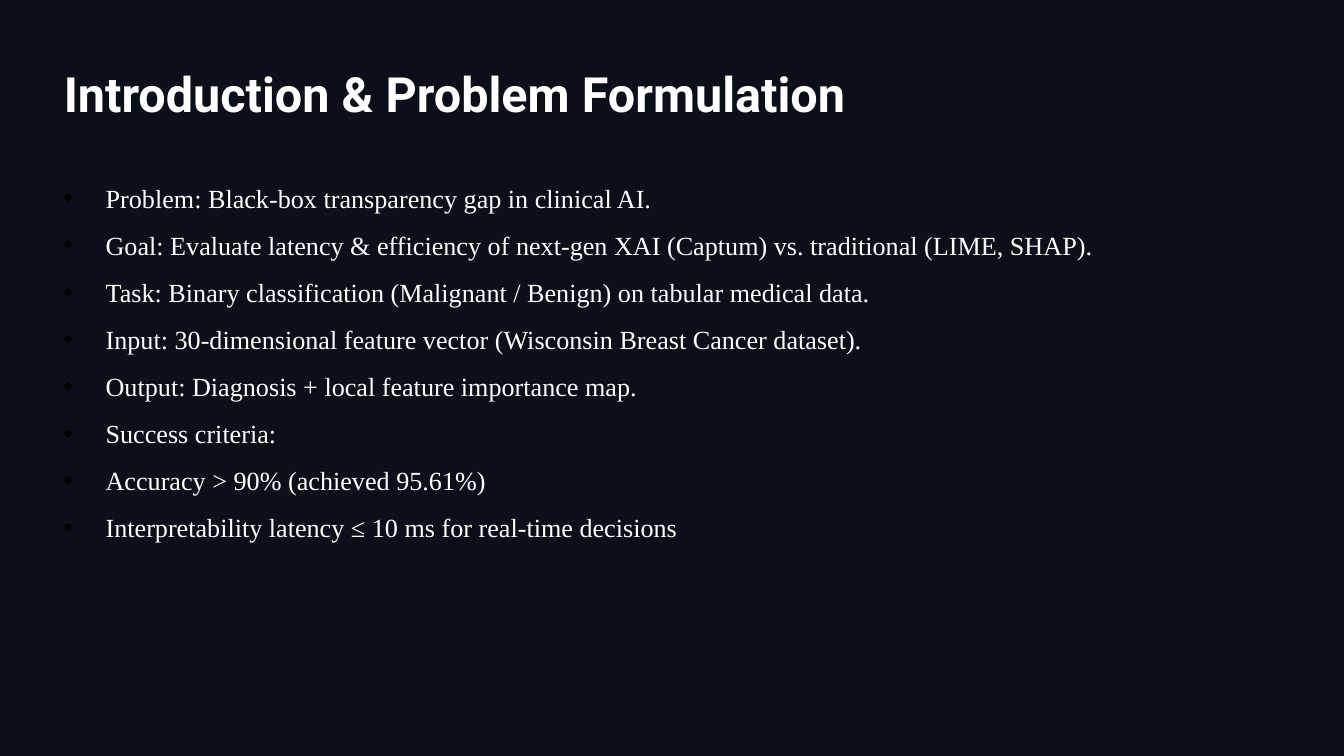
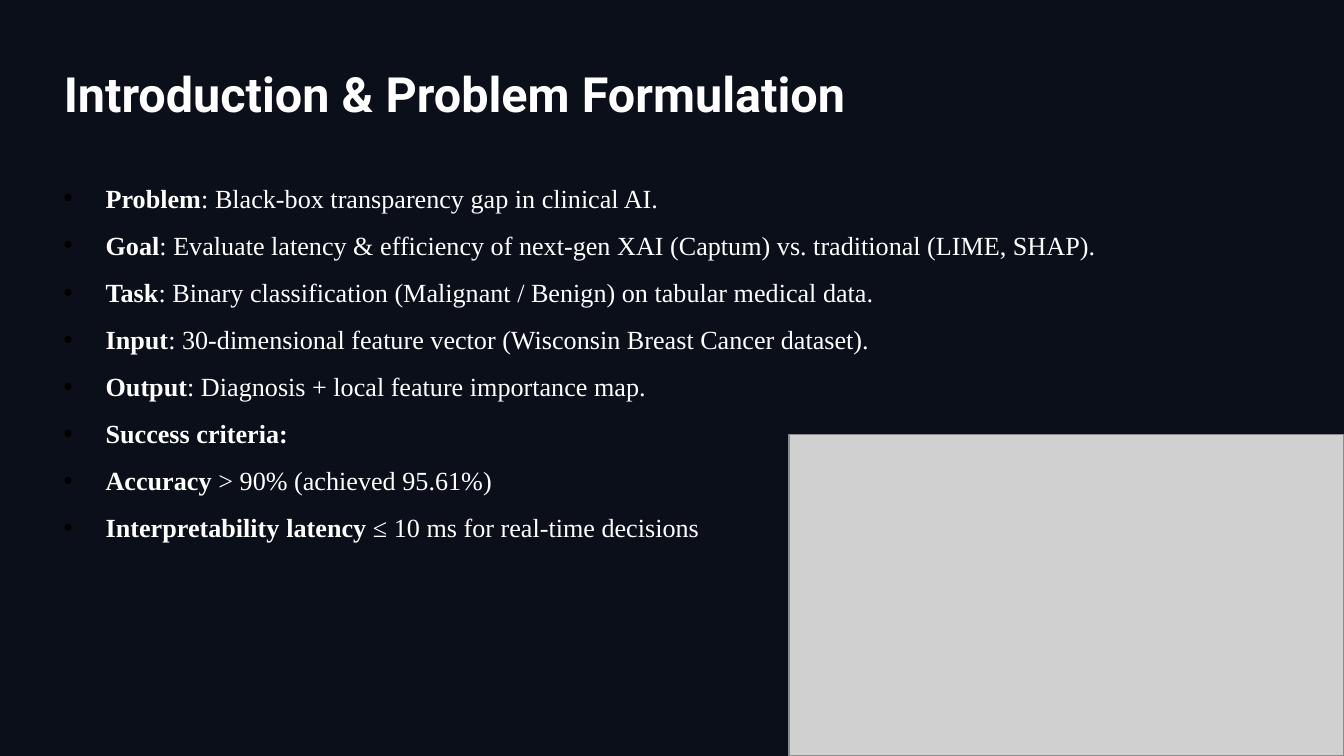
Before and after one commit to Anfal2004/XAI_M2, a slide deck: slide 3 of ST4CS_PPT.pptx. Drawn at 1344x756 pixels with LibreOffice and Linux fonts; fonts in the diff are those of the drawing; grey boxes stand for pictures; background and template pictures are left out. Boxes give left, top, right and bottom in pixels: in the first picture for what was removed or moved away, otherwise in the second. Text is boxed around its words. In the diff, an @@ line names an element or a change of style, - is before the commit and + after.

```diff
--- a/ST4CS_PPT.pptx
+++ b/ST4CS_PPT.pptx
@@ text "Problem: Black‑box transparency gap in ..." at [106, 190, 1095, 543]: bold on in "Problem:", "Goal:", "Task:", "Input:" and 4 more places @@
@@ picture added at [789, 434, 1344, 755] @@
```
Also in this commit, not shown: 6 other slides changed, 1 slide removed.
